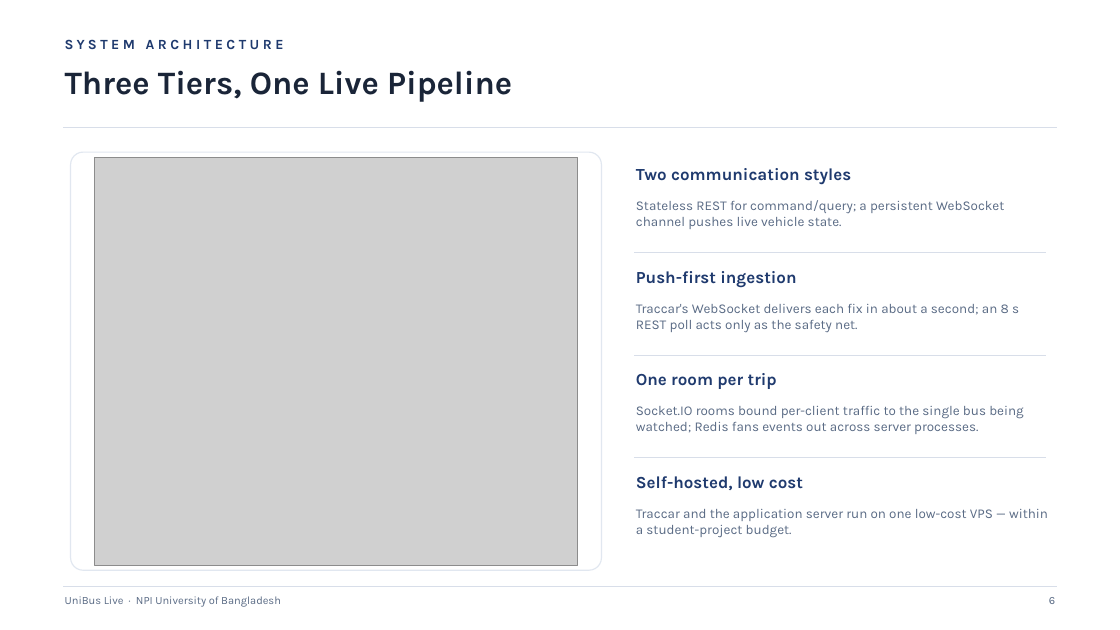
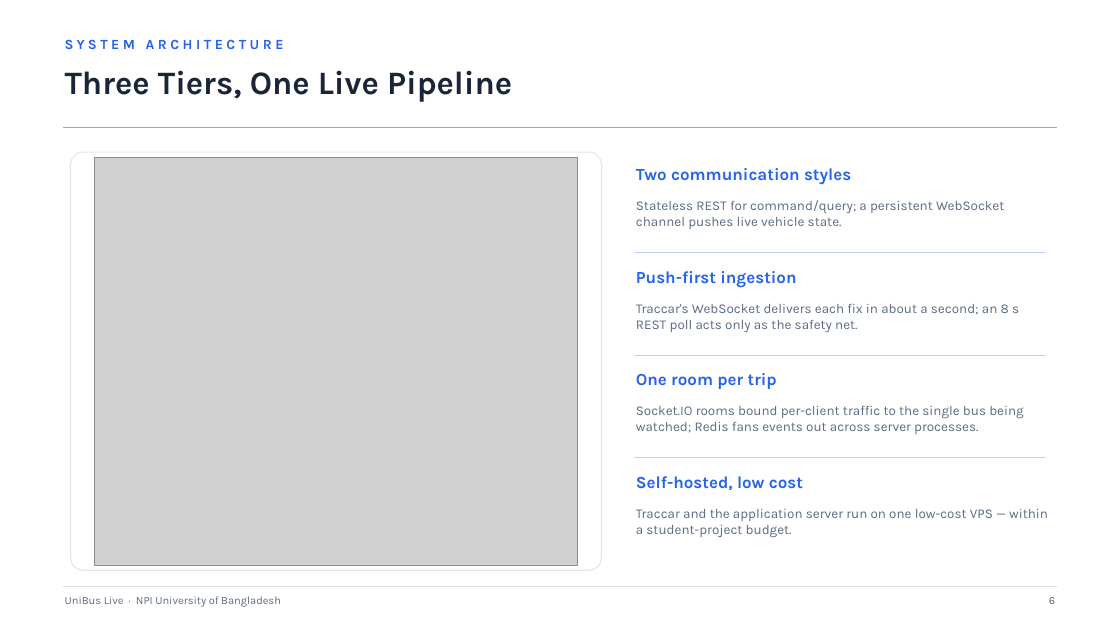
Before and after one commit to mdshishirhossain05/bus-tracking-backend, a slide deck: slide 6 of thesis/ppt/UniBus_Live_Academic_Presentation.pptx. Drawn at 1120x630 pixels with LibreOffice and Linux fonts; fonts in the diff are those of the drawing; grey boxes stand for pictures. Boxes give left, top, right and bottom in pixels: in the first picture for what was removed or moved away, otherwise in the second. Text is boxed around its words. In the diff, an @@ line names an element or a change of style, - is before the commit and + after.

```diff
--- a/thesis/ppt/UniBus_Live_Academic_Presentation.pptx
+++ b/thesis/ppt/UniBus_Live_Academic_Presentation.pptx
@@ line (63, 128) - (1057, 128): stroke #D8DEE9 1.2 pt to #87A9F4 1.2 pt @@
@@ line (634, 253) - (1046, 253): stroke #D8DEE9 0.75 pt to #C1D3F9 0.75 pt @@
@@ line (634, 355) - (1046, 355): stroke #D8DEE9 0.75 pt to #C1D3F9 0.75 pt @@
@@ text colour #1F3A6E to #2563EB in 5 elements at (65, 39, 284, 49), (636, 168, 851, 185), (636, 271, 796, 288), (636, 373, 777, 389), (636, 476, 803, 490) @@
@@ line (634, 458) - (1046, 458): stroke #D8DEE9 0.75 pt to #C1D3F9 0.75 pt @@
```
Also in this commit, not shown: 18 other slides changed.
